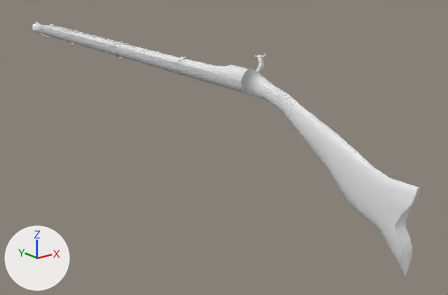
A saved change to the FBX model gfx/Models/.fbx Files/M1855 Harpers Ferry Rilfe Musket.fbx.
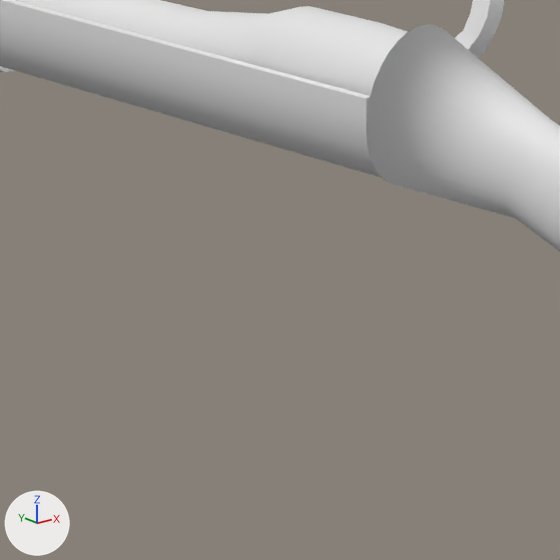
Each version appears first whole from a 50 mm lens placed at (-5.35, -8.48, 2.61), pointed at (0.66, -0.97, -0.4), and next in a close-up on the part from 40% to 61% of the width and 22% to 53% of the height. Every picture has the same lights, and +X, +Y and +Z are marked at lower left. Where no turn or scale is listed for an object, it has been applied to the vertices. Vertices at the same position are counted once.
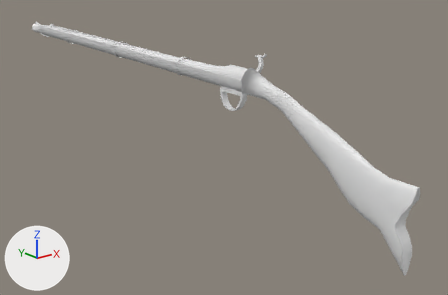
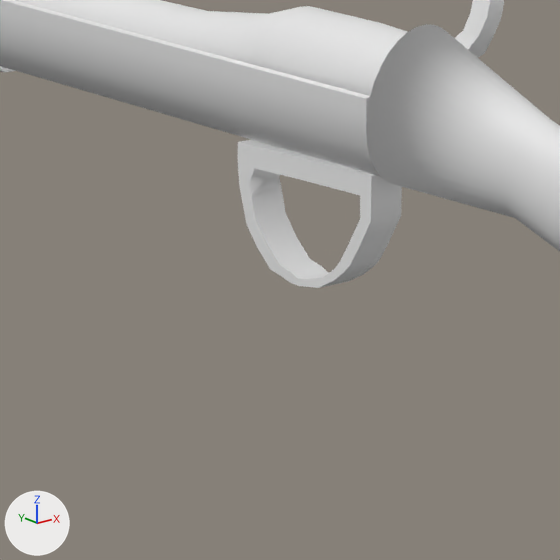
Commit message: Finished rifle
The finished M1855 Springfield Rifle

Location of each change, [x1, y1, x2, y2] in pixels of the close-ups (560 x 560 px):
'Cylinder.001', reshaped: before [0, 0, 560, 251]; after [0, 0, 560, 288]
part 1 of me_barrel, added: after [238, 140, 402, 288]

The edits, one by one:
Material 'Trigger' (mat_trigger) is new.
Its base color is (0.8, 0.8, 0.8) (white #e7e7e7).
Its roughness is 0.553.
me_barrel is used by ob_cylinder_001; location (0.0, 0.0, 0.0).
me_barrel had 3074 vertices, 2939 faces and spanned x -0.19..0.29, y -5.05..4.65, z -0.75..1.33.
me_barrel now has 3182 vertices, 3048 faces and spans x -0.19..0.29, y -5.05..4.65, z -0.75..1.33.
me_barrel part 1: a new loose piece of 108 vertices spanning x -0.1..0.0, y -2.3..-1.83, z 0.54..0.84, in mat_trigger (white #e7e7e7).
me_barrel now uses material mat_trigger (white #e7e7e7).
